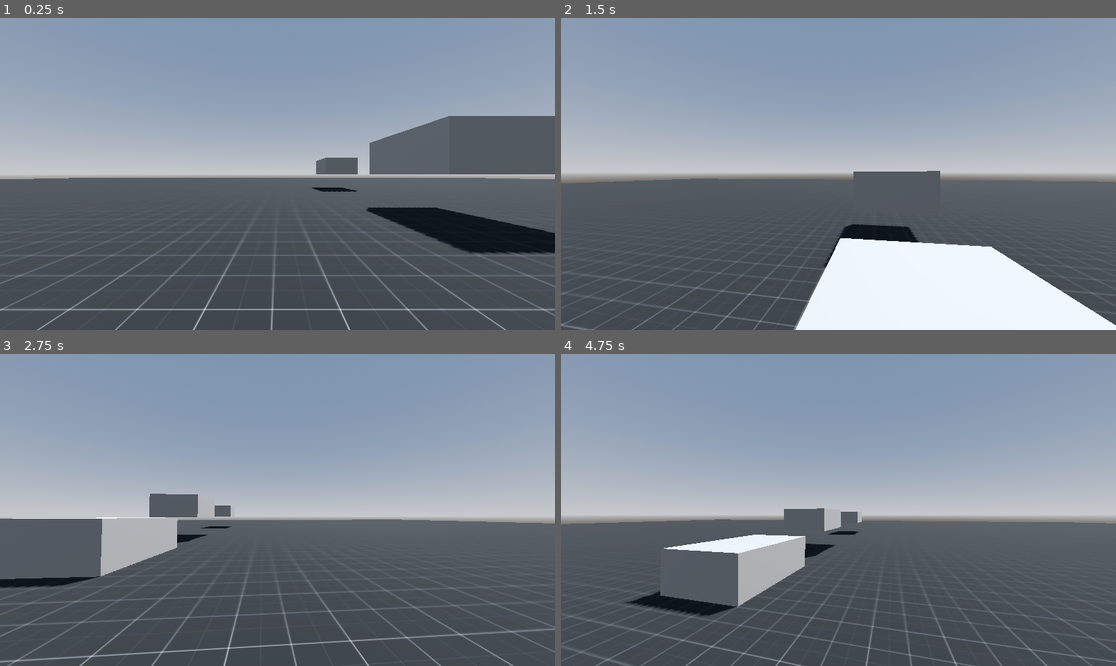
Above: before the commit, frames 1-4 (two rows, left to right).
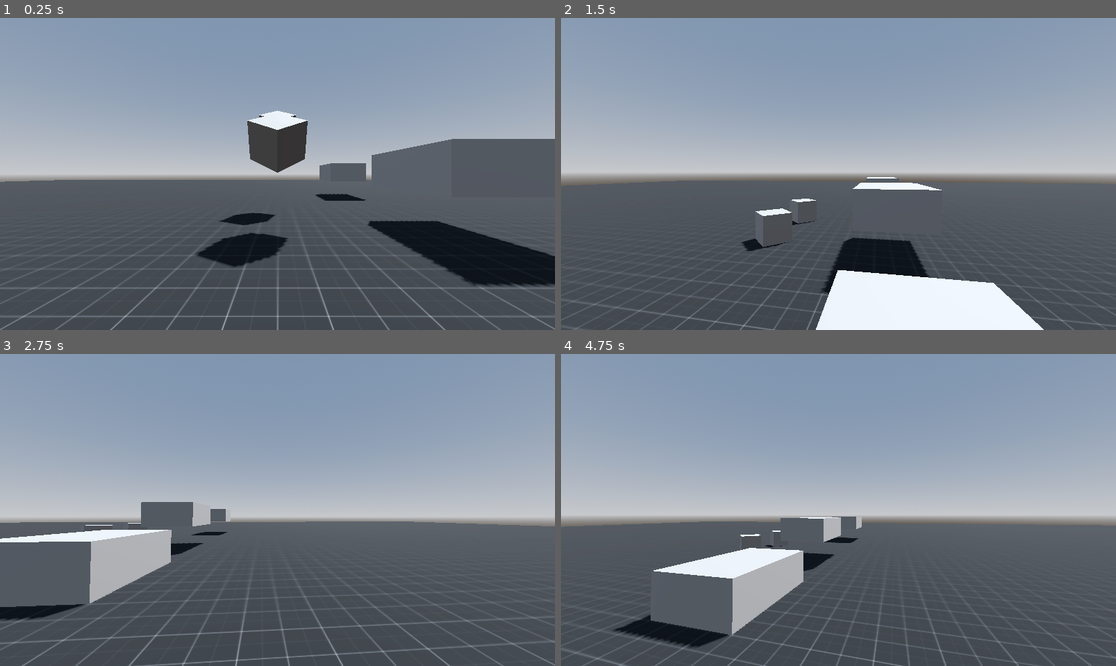
Above: after the commit, the same moments.

Repository: Radian6405/Rescale
Game: Godot game, scene res://levels/sandbox.tscn
The game is run twice, just before and just after one commit, with the same random seed, the same clock (stepped at 60 frames per second) and the same inputs.
Inputs (mouse positions are in pixels of both pictures, inside the frame that each line leads up to):
- Up to frame 1 (0.25 s): no input
- Up to frame 2 (1.5 s): move the mouse to (866, 174) at 0.52 s; press the mouse at (866, 174) at 0.53 s; hold D (move_right) 0.53-1.28 s; tap Space (jump) at 0.77 s; move the mouse to (810, 174) at 1.27 s; release the mouse at (810, 174) at 1.28 s; hold S (move_back) from 1.28 s (still down); tap W (move_front) at 1.35 s
- Up to frame 3 (2.75 s): tap Space (jump) at 1.52 s; click (249, 510) at 1.55 s; move the mouse to (288, 503) at 2.02 s; release S (move_back) at 2.03 s; hold D (move_right) from 2.03 s (still down); hold Shift (sprint) from 2.03 s (still down); click (288, 503) at 2.3 s
- Up to frame 4 (4.75 s): move the mouse to (832, 516) at 2.77 s; release Shift (sprint) at 2.78 s; click (832, 516) at 2.85 s; tap Space (jump) at 3.02, 3.77, 4.52 s; move the mouse to (877, 513) at 3.52 s; release D (move_right) at 3.53 s; press the mouse at (877, 513) at 3.53 s; hold A (move_left) from 3.53 s (still down); move the mouse to (794, 506) at 4.27 s; release the mouse at (794, 506) at 4.28 s; tap W (move_front) at 4.35 s; click (794, 506) at 4.55 s

The runs differ from the first frame. In frame 1, 14% of the frame differs, in the area x 0-100%, y 29-100%; in frame 2, 8.8%; in frame 3, 7.5%; in frame 4, 7.7%.

Commit message:
feat: pickup system for objects in the scene

Diff:
--- a/levels/sandbox.tscn
+++ b/levels/sandbox.tscn
@@ -1,7 +1,8 @@
-[gd_scene load_steps=6 format=3 uid="uid://c23ohca6y10b5"]
+[gd_scene load_steps=7 format=3 uid="uid://c23ohca6y10b5"]
 
 [ext_resource type="PackedScene" uid="uid://brfkej0x7u71m" path="res://player/player.tscn" id="1_3w358"]
 [ext_resource type="Material" uid="uid://c64l14y8yw7rg" path="res://assets/materials/sandbox.tres" id="1_gbfu8"]
+[ext_resource type="PackedScene" uid="uid://cxvgbq6ybos6v" path="res://scenes/pickups/pickup.tscn" id="3_4408b"]
 
 [sub_resource type="ProceduralSkyMaterial" id="ProceduralSkyMaterial_bt8c8"]
 sky_horizon_color = Color(0.64625, 0.65575, 0.67075, 1)
@@ -25,25 +26,36 @@
 transform = Transform3D(-0.866025, -0.433013, 0.25, 0, 0.5, 0.866025, -0.5, 0.75, -0.433013, 0, 0, 0)
 shadow_enabled = true
 
-[node name="CSGBox3D" type="CSGBox3D" parent="."]
+[node name="Floor" type="CSGBox3D" parent="."]
 transform = Transform3D(1, 0, 0, 0, 1, 0, 0, 0, 1, 0, -0.5, 0)
 material_override = ExtResource("1_gbfu8")
 use_collision = true
 size = Vector3(100, 1, 100)
 
-[node name="player" parent="." instance=ExtResource("1_3w358")]
+[node name="player" parent="." node_paths=PackedStringArray("pickups_manager") instance=ExtResource("1_3w358")]
+pickups_manager = NodePath("../PickupsManager")
 
-[node name="CSGBox3D2" type="CSGBox3D" parent="."]
+[node name="PickupsManager" type="Node3D" parent="."]
+
+[node name="pickup" parent="PickupsManager" instance=ExtResource("3_4408b")]
+transform = Transform3D(1, 0, 0, 0, 1, 0, 0, 0, 1, 0, 2.5, -5)
+
+[node name="pickup2" parent="PickupsManager" instance=ExtResource("3_4408b")]
+transform = Transform3D(1, 0, 0, 0, 1, 0, 0, 0, 1, 0, 3.5, -8)
+
+[node name="LevelContent" type="Node3D" parent="."]
+
+[node name="CSGBox3D2" type="CSGBox3D" parent="LevelContent"]
 transform = Transform3D(1, 0, 0, 0, 1, 0, 0, 0, 1, 4, 0.5, 0)
 use_collision = true
 size = Vector3(2, 1, 3)
 
-[node name="CSGBox3D3" type="CSGBox3D" parent="."]
+[node name="CSGBox3D3" type="CSGBox3D" parent="LevelContent"]
 transform = Transform3D(1, 0, 0, 0, 1, 0, 0, 0, 1, 4, 1.5, -5)
 use_collision = true
 size = Vector3(2, 1, 3)
 
-[node name="CSGBox3D4" type="CSGBox3D" parent="."]
-transform = Transform3D(1, 0, 0, 0, 1, 0, 0, 0, 1, 4, 1.5, -14)
+[node name="CSGBox3D4" type="CSGBox3D" parent="LevelContent"]
+transform = Transform3D(1, 0, 0, 0, 1, 0, 0, 0, 1, 4, 1.5, -13)
 use_collision = true
 size = Vector3(2, 1, 3)
--- a/player/player.gd
+++ b/player/player.gd
@@ -21,6 +21,10 @@
 
 @onready var head: Node3D = $Head
 @onready var camera: Camera3D = $Head/Camera3D
+@onready var grab_ray: RayCast3D = $Head/Camera3D/GrabRay
+@onready var hand: Node3D = $Head/Camera3D/hand
+
+@export var pickups_manager: Node3D
 
 func _ready() -> void:
 	Input.mouse_mode = Input.MOUSE_MODE_CAPTURED
@@ -29,7 +33,7 @@
 	if event is InputEventMouseMotion:
 		head.rotate_y(-event.relative.x * SENSITIVITY)
 		camera.rotate_x(-event.relative.y * SENSITIVITY)
-		camera.rotation.x = clamp(camera.rotation.x, deg_to_rad(-90), deg_to_rad(90))
+		camera.rotation.x = clamp(camera.rotation.x, deg_to_rad(-75), deg_to_rad(75))
 
 func _physics_process(delta: float) -> void:
 	# Add the gravity.
@@ -65,16 +69,55 @@
 		velocity.z = lerp(velocity.z, direction.z * speed, delta * 3.0)
 
 	#screen bob
-	t_bob += delta * velocity.length() * float(is_on_floor())
-	camera.transform.origin = _headbob(t_bob)
+	#t_bob += delta * velocity.length() * float(is_on_floor())
+	#camera.transform.origin = _headbob(t_bob)
 
 	# fov
-	var velocity_clamped = clamp(velocity.length(), 0.2, SPRINT_SPEED * 2)
-	var target_fov = BASE_FOV + FOV_CHANGE * velocity_clamped
-	printt(camera.fov, target_fov)
-	camera.fov = lerp(camera.fov, target_fov, delta * 10.0)
+	#var velocity_clamped = clamp(velocity.length(), 0.2, SPRINT_SPEED * 2)
+	#var target_fov = BASE_FOV + FOV_CHANGE * velocity_clamped
+	#camera.fov = lerp(camera.fov, target_fov, delta * 10.0)
 
+	handle_pickup(delta)
 	move_and_slide()
+
+func handle_pickup(delta: float) -> void:
+	# handle grab
+	if Input.is_action_just_pressed("grab"):
+		if not grab_ray.is_colliding():
+			return
+
+		var object := grab_ray.get_collider()
+		if not (object is pickup_object):
+			return
+
+		var obj_position: Vector3 = object.global_position
+		var obj_rotation: Vector3 = object.global_rotation
+
+		object.get_parent().remove_child(object)
+		hand.add_child(object)
+		object.global_position = obj_position
+		object.global_rotation = obj_rotation
+
+		object.handle_grab()
+
+	if Input.is_action_pressed("grab"):
+		for child in hand.get_children():
+			child.global_position = lerp(child.global_position, hand.global_position, delta * 5.0)
+			child.global_rotation = lerp(child.global_rotation, hand.global_rotation, delta * 5.0)
+
+	# handle drop
+	if Input.is_action_just_released("grab"):
+		for child in hand.get_children():
+			var obj_position: Vector3 = child.global_position
+			var obj_rotation: Vector3 = child.global_rotation
+
+			hand.remove_child(child)
+			pickups_manager.add_child(child)
+			child.global_position = obj_position
+			child.global_rotation = obj_rotation
+
+			if child is pickup_object:
+				child.handle_drop()
 
 func _headbob(time) -> Vector3:
 	var pos := Vector3.ZERO
--- a/player/player.tscn
+++ b/player/player.tscn
@@ -18,6 +18,12 @@
 shape = SubResource("CapsuleShape3D_acgfc")
 
 [node name="Head" type="Node3D" parent="."]
-transform = Transform3D(1, 0, 0, 0, 1, 0, 0, 0, 1, 0, 1, 0)
+transform = Transform3D(1, 0, 0, 0, 1, 0, 0, 0, 1, 0, 1.4, 0)
 
 [node name="Camera3D" type="Camera3D" parent="Head"]
+
+[node name="GrabRay" type="RayCast3D" parent="Head/Camera3D"]
+target_position = Vector3(0, 0, -3)
+
+[node name="hand" type="Node3D" parent="Head/Camera3D"]
+transform = Transform3D(1, 0, 0, 0, 1, 0, 0, 0, 1, 0, 0, -2)
--- a/project.godot
+++ b/project.godot
@@ -47,3 +47,8 @@
 "events": [Object(InputEventKey,"resource_local_to_scene":false,"resource_name":"","device":-1,"window_id":0,"alt_press …(182 unchanged characters)…
 ]
 }
+grab={
+"deadzone": 0.5,
+"events": [Object(InputEventMouseButton,"resource_local_to_scene":false,"resource_name":"","device":-1,"window_id":0,"alt_pressed":false,"shift_pressed":false,"ctrl_pressed":false,"meta_pressed":false,"button_mask":1,"position":Vector2(126, 14),"global_position":Vector2(131, 64),"factor":1.0,"button_index":1,"canceled":false,"pressed":true,"double_click":false,"script":null)
+]
+}
--- /dev/null
+++ b/scenes/pickups/pickup.gd
@@ -0,0 +1,15 @@
+extends RigidBody3D
+
+class_name pickup_object
+
+@onready var collidor: CollisionShape3D = $collidor
+
+func handle_grab()-> void:
+	print("pick")
+	freeze = true
+	collidor.disabled = true
+
+func handle_drop()-> void:
+	print("drop")
+	freeze = false
+	collidor.disabled = false
--- /dev/null
+++ b/scenes/pickups/pickup.tscn
@@ -0,0 +1,18 @@
+[gd_scene load_steps=4 format=3 uid="uid://cxvgbq6ybos6v"]
+
+[ext_resource type="Script" path="res://scenes/pickups/pickup.gd" id="1_mdafl"]
+
+[sub_resource type="BoxMesh" id="BoxMesh_dhxqu"]
+
+[sub_resource type="BoxShape3D" id="BoxShape3D_vm2fl"]
+
+[node name="pickup" type="RigidBody3D" groups=["pickups"]]
+script = ExtResource("1_mdafl")
+
+[node name="MeshInstance3D" type="MeshInstance3D" parent="."]
+transform = Transform3D(0.707107, 0, -0.707107, -0.353553, 0.866025, -0.353553, 0.612372, 0.5, 0.612372, 0, 0, 0)
+mesh = SubResource("BoxMesh_dhxqu")
+
+[node name="collidor" type="CollisionShape3D" parent="."]
+transform = Transform3D(0.707107, 0, -0.707107, -0.353553, 0.866025, -0.353553, 0.612372, 0.5, 0.612372, 0, 0, 0)
+shape = SubResource("BoxShape3D_vm2fl")
